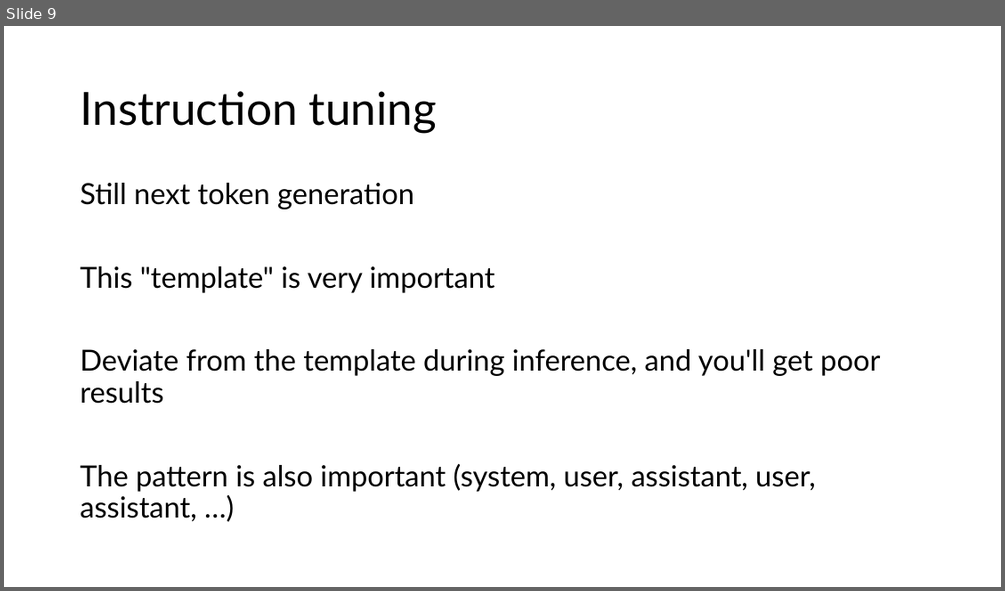
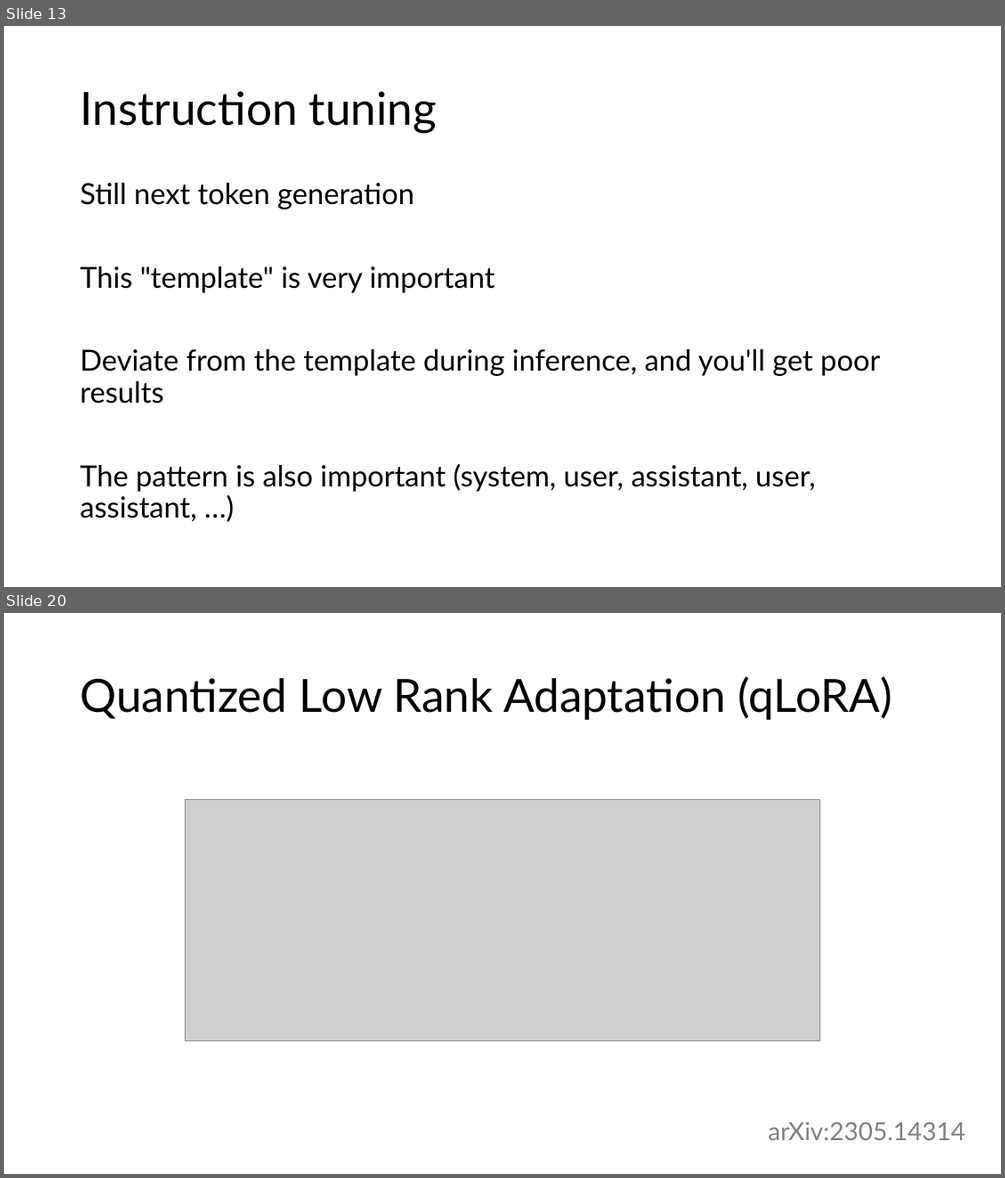
Before and after one commit to acceleratescience/large-language-models, a slide deck: slides/7-finetuning.pptx. Shown one above the other, each under a label of ours: slide 9 before the commit, slides 13 and 20 after it; the slides between them are not shown. The pictures are 1005x591 and 1005x1178 pixels, drawn with LibreOffice and Linux fonts; fonts in the diff are those of the drawing; grey boxes stand for pictures. Boxes give left, top, right and bottom in pixels: in the first picture for what was removed or moved away, otherwise in the second. Text is boxed around its words. In the diff, an @@ line names an element or a change of style, - is before the commit and + after.

```diff
--- a/slides/7-finetuning.pptx
+++ b/slides/7-finetuning.pptx
@@ slide 20 added at (x1=4, y1=613, x2=1001, y2=1174), background #FFFFFF @@
@@ title added at (x1=80, y1=676, x2=892, y2=720), 44 pt, text #000000 @@
+Quantized Low Rank Adaptation (qLoRA)
@@ picture added at (x1=185, y1=800, x2=821, y2=1041) @@
@@ text added at (x1=768, y1=1121, x2=965, y2=1140), 24 pt, text #808080 @@
+arXiv:2305.14314
@@ what was slide 9 is now slide 13 @@
```
Also in this commit, not shown: 4 slides changed, 9 other slides added, 15 slides removed.
